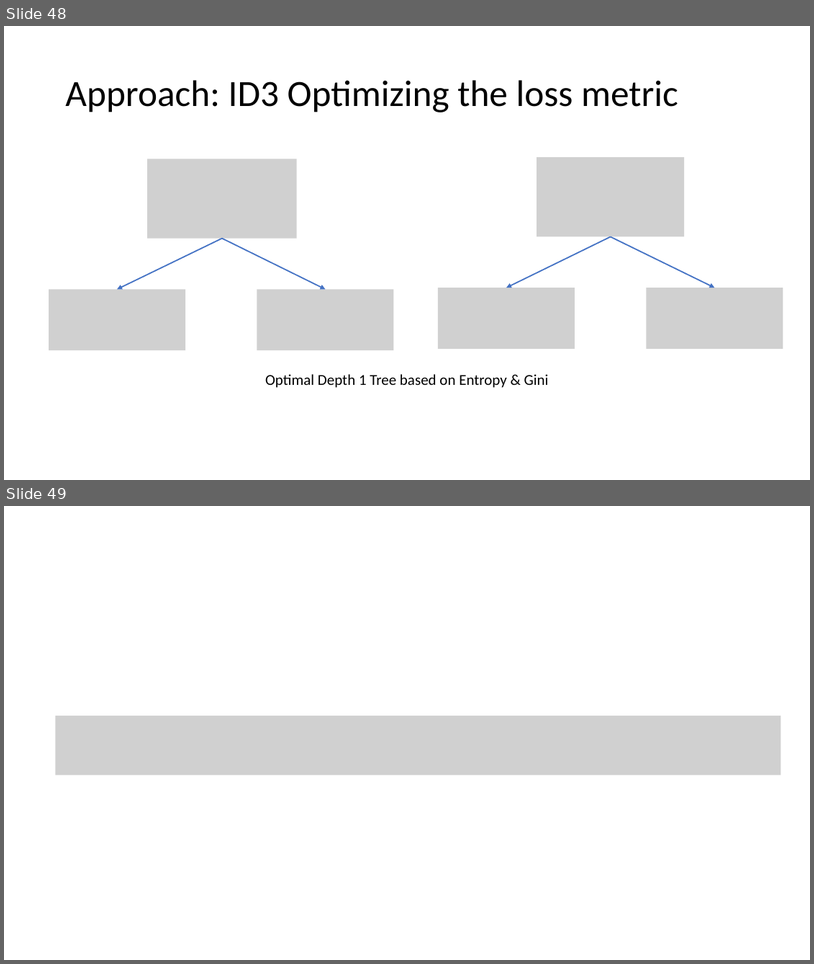
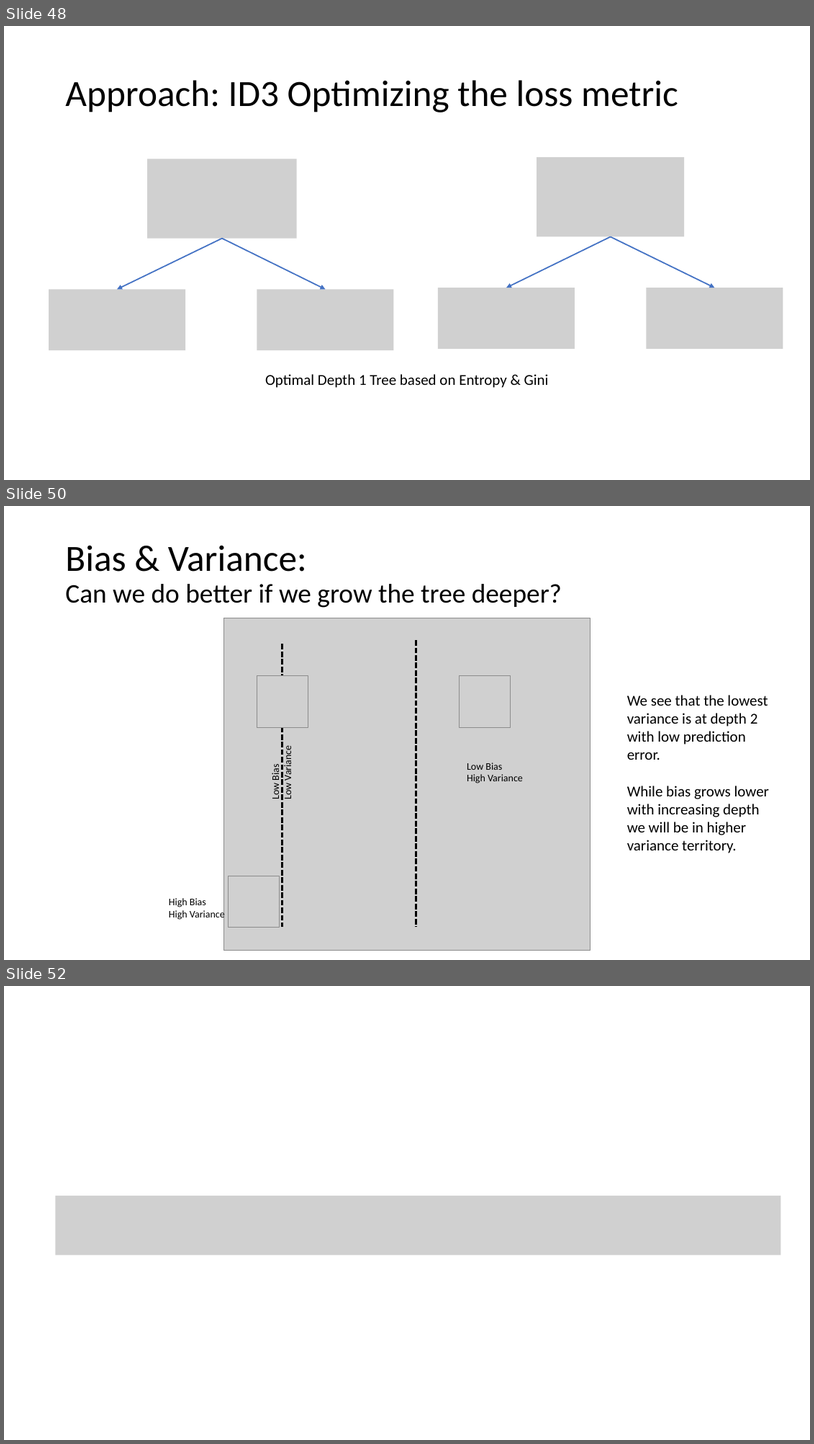
Before and after one commit to meenakshsundaram/AIML, a slide deck: DecisionTrees/DecisionTrees.pptx. Shown one above the other, each under a label of ours: slides 48 and 49 before the commit, slides 48, 50 and 52 after it; the slides between them are not shown. The pictures are 814x964 and 814x1444 pixels, drawn with LibreOffice and Linux fonts; fonts in the diff are those of the drawing; grey boxes stand for pictures. Boxes give left, top, right and bottom in pixels: in the first picture for what was removed or moved away, otherwise in the second. Text is boxed around its words. In the diff, an @@ line names an element or a change of style, - is before the commit and + after.

```diff
--- a/DecisionTrees/DecisionTrees.pptx
+++ b/DecisionTrees/DecisionTrees.pptx
@@ slide 50 added at [4, 506, 810, 960], background #FFFFFF @@
@@ title added at [65, 545, 562, 608], 32 pt, text #000000 @@
+Bias & Variance:
+Can we do better if we grow the tree deeper?
@@ picture added at [224, 618, 591, 950] @@
@@ line added from (282, 644) to (282, 927), #000000 2.25 pt dashed @@
@@ line added from (416, 641) to (416, 927), #000000 2.25 pt dashed @@
@@ picture added at [257, 676, 309, 728] @@
@@ picture added at [460, 676, 512, 728] @@
@@ text added at [628, 695, 769, 853], 18 pt, text #000000 @@
+We see that the lowest variance is at depth 2 with low prediction error.
+While bias grows lower with increasing depth we will be in higher variance territory.
@@ text added at [270, 748, 294, 799], 12 pt, text #000000 @@
+Low Bias
+Low Variance
@@ text added at [467, 762, 523, 783], 12 pt, text #000000 @@
+Low Bias
+High Variance
@@ picture added at [229, 875, 280, 927] @@
@@ text added at [169, 898, 225, 920], 12 pt, text #000000 @@
+High Bias
+High Variance
@@ what was slide 49 is now slide 52 @@
```
Also in this commit, not shown: 2 other slides added, 3 other files.
